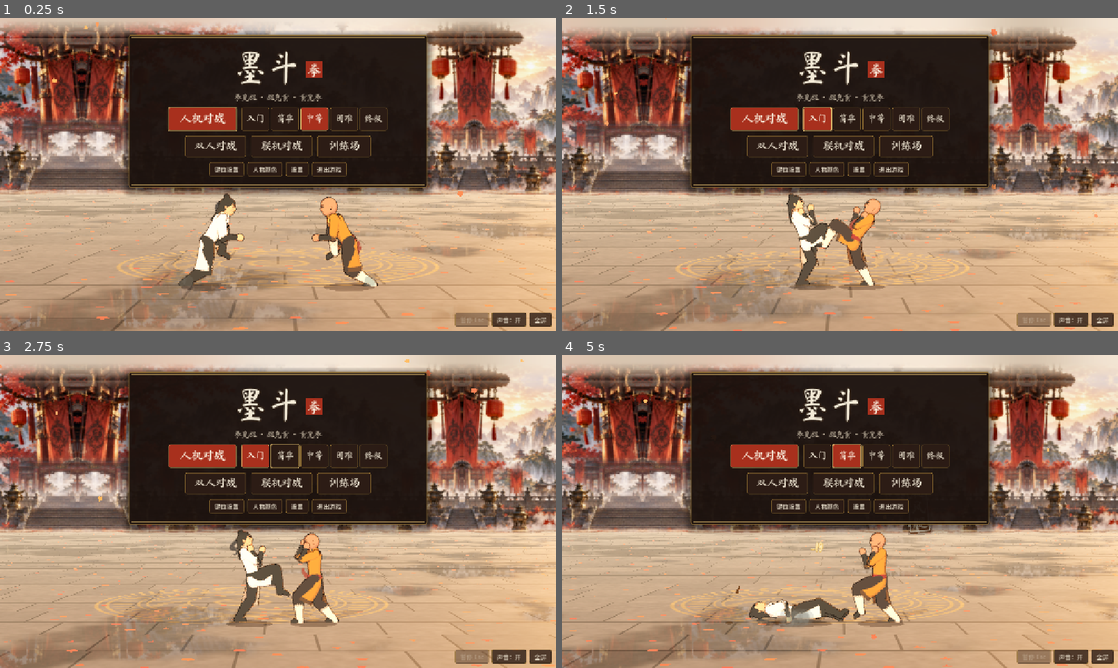
Above: before the commit, frames 1-4 (two rows, left to right).
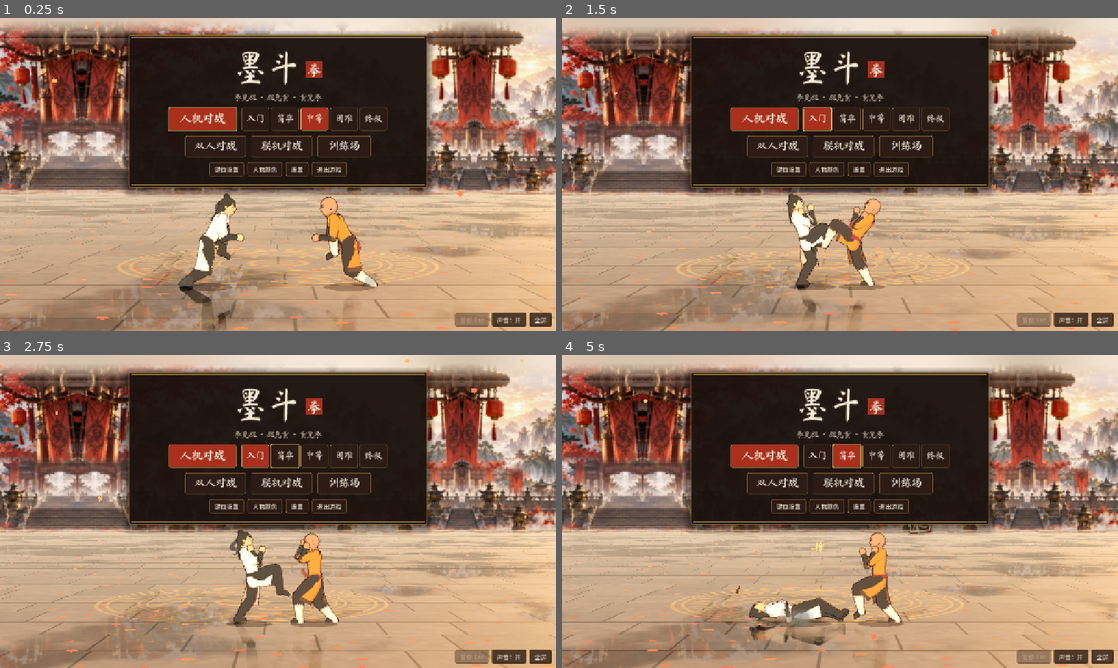
Above: after the commit, the same moments.

Repository: JaX1ng/Modou
Game: Godot game, scene res://main.tscn
Same seed, same stepped clock (60 frames per second), same inputs: the game is played once before the commit and once after it.
Inputs (mouse positions are in pixels of both pictures, inside the frame that each line leads up to):
- Up to frame 1 (0.25 s): no input
- Up to frame 2 (1.5 s): tap Enter at 0.5 s; move the mouse to (962, 158) at 0.52 s; hold Right 0.53-1.25 s; tap Z at 0.6 s; click (962, 158) at 0.67 s; tap Space at 0.77 s; drag from (728, 190) to (812, 237) at 1.27 s
- Up to frame 3 (2.75 s): move the mouse to (333, 442) at 2.02 s; hold Right from 2.03 s (still down); tap 9 at 2.1 s
- Up to frame 4 (5 s): release Right at 2.75 s; drag from (812, 574) to (673, 464) at 2.77 s; move the mouse to (1006, 558) at 3.52 s; hold A 3.53-4.25 s; tap Ctrl at 3.6 s; tap Space at 3.77 s; drag from (673, 464) to (756, 433) at 4.27 s

The runs differ from the first frame. In frame 1, 0.5% of the frame differs, in the area x 32-64%, y 85-100%; in frame 2, 0.2%; in frame 3, 0.2%; in frame 4, 0.5%, in the area x 33-58%, y 85-100%.

Commit message:
Godot 版：湿地面里的人的倒影（只在积水里、被落叶挡住）；测速（tests/perf_*.gd、网页版 ?debug 的 __modouBench）
Co-Authored-By: Claude Opus 5.5 <noreply@anthropic.com>
Claude-Session: https://claude.ai/code/session_016jR12KSgAqNSfLtPQRzYXL

Diff:
--- a/godot/game/main.gd
+++ b/godot/game/main.gd
@@ -36,6 +36,9 @@
 var _rdt := C.FRAME_MS
 var _rng := 12345
 var _web_debug := false
+var _bench_cb: JavaScriptObject
+var prof := {}                   # 测性能用（tests/perf_game.gd 打开）：每一块花了多少微秒
+var prof_on := false
 var _dbg_n := 0
 
 func _ready() -> void:
@@ -136,6 +139,9 @@
 	# 网页版网址后面带 ?debug：每隔一会儿把状态写到 window.__modou（自动测试看游戏走到哪了）
 	if OS.has_feature("web"):
 		_web_debug = str(JavaScriptBridge.eval("location.search.indexOf('debug') >= 0 ? 'y' : ''", true)) == "y"
+		if _web_debug:
+			_bench_cb = JavaScriptBridge.create_callback(_web_bench)
+			JavaScriptBridge.get_interface("window").__modouBench = _bench_cb
 	start_attract()
 	# 界面（菜单等）
 	var ui_script = load("res://ui/ui.gd")
@@ -182,6 +188,36 @@
 		sim.p[1].label = "玩家二"
 	_reset_camera()
 
+## 网页版测速（?debug）：另开一局电脑终极打终极，只算逻辑 + 动作 n 步，结果写到 window.__benchResult（毫秒）
+func _web_bench(args: Array) -> void:
+	var r := bench(int(args[0]) if args.size() > 0 else 960)
+	JavaScriptBridge.eval("window.__benchResult = %s" % JSON.stringify(r), true)
+
+func bench(n: int) -> Dictionary:
+	var g := GameSim.new()
+	var an := [FighterAnim.new(g.p[0]), FighterAnim.new(g.p[1])]
+	an[0].opp = an[1]
+	an[1].opp = an[0]
+	g.on_reset = func() -> void:
+		for a in an:
+			a.reset()
+	g.on_visual_step = func(frozen: bool) -> void:
+		g.ev.out.clear()
+		for a in an:
+			a.keepPrev()
+		an[0].animate(frozen, g.frame)
+		an[1].animate(frozen, g.frame)
+	g.startMatch("pve", Brain.new(g.p[0], "hell"), Brain.new(g.p[1], "hell"))
+	var t0 := Time.get_ticks_usec()
+	for i in n:
+		g.simTick([0, 0])
+	var t1 := Time.get_ticks_usec()
+	g.on_visual_step = func(_f: bool) -> void: g.ev.out.clear()
+	for i in n:
+		g.simTick([0, 0])
+	var t2 := Time.get_ticks_usec()
+	return {"withAnim": (t1 - t0) / 1000.0, "simOnly": (t2 - t1) / 1000.0, "n": n}
+
 ## 联机开一局（NetSession.begin 之后）：房主是玩家一。颜色两边商量好的
 func start_online(n: NetSession) -> void:
 	paused = false
@@ -219,6 +255,7 @@
 
 # ---------- 每一步的画面（逻辑层每走一步调一次，回滚重算时不调） ----------
 func _visual_step(frozen: bool) -> void:
+	var tv := Time.get_ticks_usec() if prof_on else 0
 	# 这一步逻辑层发的事件：特效、飘字、印章、大字（这时骨骼还是上一步的，和 JS 当场放特效时一样）
 	for e in sim.ev.out:
 		if e.type == "snd":
@@ -231,9 +268,14 @@
 			fx.per_step(i)
 	for a in anims:
 		a.keepPrev()
+	var ta := Time.get_ticks_usec() if prof_on else 0
 	anims[0].animate(frozen, sim.frame)
 	anims[1].animate(frozen, sim.frame)
+	if prof_on:
+		prof.anim = prof.get("anim", 0) + Time.get_ticks_usec() - ta
 	fx.step()
+	if prof_on:
+		prof.visual = prof.get("visual", 0) + Time.get_ticks_usec() - tv
 
 func _sound(e: Dictionary) -> void:
 	if ui != null and ui.has_method("play_sound"):
@@ -289,13 +331,20 @@
 		_acc += dt * sim.timeScale
 		var n := 0
 		while _acc >= C.STEP_MS - 1e-6 and n < 5 * C.SUB:
+			var t0 := Time.get_ticks_usec() if prof_on else 0
 			sim.simTick([pads[0].sample(), pads[1].sample()])
+			if prof_on:
+				prof.step = prof.get("step", 0) + Time.get_ticks_usec() - t0
+				prof.steps = prof.get("steps", 0) + 1
 			_acc -= C.STEP_MS
 			n += 1
 		if n >= 5 * C.SUB:
 			_acc = 0.0
 		RA = clampf(_acc / C.STEP_MS, 0.0, 1.0) if (not _aligned or sim.timeScale < 1.0) else 1.0
+	var tr0 := Time.get_ticks_usec() if prof_on else 0
 	render()
+	if prof_on:
+		prof.render = prof.get("render", 0) + Time.get_ticks_usec() - tr0
 	if _web_debug:
 		_dbg_n += 1
 		if _dbg_n % 20 == 0:
--- /dev/null
+++ b/godot/tests/perf_bench.gd
@@ -0,0 +1,9 @@
+extends SceneTree
+## 和网页版 ?debug 的 __modouBench 一样的测速（本机）：电脑终极打终极，逻辑 + 动作 n 步、只算逻辑 n 步
+func _init() -> void:
+	var m = (load("res://main.tscn") as PackedScene).instantiate()
+	root.add_child(m)
+	await process_frame
+	for i in 3:
+		print(m.bench(960))
+	quit()
--- /dev/null
+++ b/godot/tests/perf_game.gd
@@ -0,0 +1,35 @@
+extends SceneTree
+## 量一下整个游戏（逻辑 + 动作 + 特效 + 血条，画面用无头的假渲染）一帧要多久：电脑终极打终极，跑 N 帧（每帧按 60Hz 走 4 步）。
+## 用法：godot --headless --path godot -s tests/perf_game.gd [帧数]
+func _init() -> void:
+	var args := OS.get_cmdline_user_args()
+	var n: int = int(args[0]) if args.size() > 0 else 1200
+	var m = (load("res://main.tscn") as PackedScene).instantiate()
+	root.add_child(m)
+	await process_frame
+	m.start_match("pve", "hell")
+	m.sim.brains[0] = Brain.new(m.sim.p[0], "hell")
+	m.ui.show_overlay("")
+	AiRng.seed(3)
+	Engine.max_fps = 0
+	m.prof_on = true
+	FighterAnim.PROF_ON = true
+	var t0 := Time.get_ticks_usec()
+	var worst := 0
+	var last := t0
+	for i in n:
+		await process_frame
+		var now := Time.get_ticks_usec()
+		worst = maxi(worst, now - last)
+		last = now
+	var dt := (Time.get_ticks_usec() - t0) / 1000.0
+	var P: Dictionary = m.prof
+	var steps: int = P.get("steps", 1)
+	print("每步：逻辑 + 画面 %.3f 毫秒（其中动作 %.3f、画面那一步总共 %.3f）；每帧 render() %.3f 毫秒" % [P.step / 1000.0 / steps, P.anim / 1000.0 / steps, P.visual / 1000.0 / steps, P.render / 1000.0 / n])
+	var AP: Dictionary = FighterAnim.PROF
+	var parts := []
+	for k in AP:
+		parts.append("%s %.3f" % [k, AP[k] / 1000.0 / (n if str(k).begins_with("draw") else steps)])
+	print("动作每步（两个人）：", "，".join(parts), " 毫秒")
+	print("帧数 %d，平均 %.2f 毫秒 / 帧，最慢 %.2f 毫秒；逻辑走到第 %d 步，%s / %s" % [n, dt / n, worst / 1000.0, m.sim.frame, m.sim.p[0].state, m.sim.p[1].state])
+	quit()
--- a/godot/tests/shoot_game.gd
+++ b/godot/tests/shoot_game.gd
@@ -12,6 +12,7 @@
 	await process_frame
 	if mode != "attract":
 		m.start_match(mode, "hard")
+		m.ui.on_match_start()
 		m.sim.brains[0] = Brain.new(m.sim.p[0], "hard")
 		if mode == "pvp":
 			m.sim.brains[1] = Brain.new(m.sim.p[1], "hard")
--- a/godot/view/fighter_anim.gd
+++ b/godot/view/fighter_anim.gd
@@ -24,6 +24,8 @@
 const RUN_ARM_B := 46.0
 
 static var RIB_DAMP := C.rootDT(0.8)
+static var PROF := {}           # 测性能用（tests/perf_anim.gd）：每一块花了多少微秒
+static var PROF_ON := false
 static var _LK := {}
 
 var F: Fighter
@@ -270,12 +272,18 @@
 		F.spinFlip = false
 		disp.spin = Pose.wrapDeg(disp.spin + 180.0)
 
+static func _pt(key: String, t0: int) -> void:
+	PROF[key] = PROF.get(key, 0) + Time.get_ticks_usec() - t0
+
 func animate(frozen: bool, frame: int) -> void:
 	take_flags()
 	var hold := F.holdPose
 	F.holdPose = false       # 刚挨了一下：这一步姿势先不变，顿帧过了再往后仰
 	if not frozen:
+		var t0 := Time.get_ticks_usec() if PROF_ON else 0
 		var tg := target()
+		if PROF_ON:
+			_pt("target", t0)
 		var st := F.state
 		var k: float
 		if st == "attack" or st == "tumble":
@@ -292,14 +300,26 @@
 			k = 0.32
 		else:
 			k = 0.4
+		var t1 := Time.get_ticks_usec() if PROF_ON else 0
 		if not hold:
 			Pose.lerpPose(disp, tg, lk(k), disp, true)
 		var hy0 := hipY
 		var ik0 = ikS.duplicate() if ikS != null else null
+		if PROF_ON:
+			_pt("lerp", t1)
+			t1 = Time.get_ticks_usec()
 		fk()
+		if PROF_ON:
+			_pt("fk", t1)
+			t1 = Time.get_ticks_usec()
 		fitContact(hy0, ik0)
+		if PROF_ON:
+			_pt("fit", t1)
+			t1 = Time.get_ticks_usec()
 		if on_qi.is_valid():
 			on_qi.call(self)
+		if PROF_ON:
+			_pt("qi", t1)
 		# 拳脚轨迹 + 残影（只在出招时有）
 		var m := F.move
 		if m != null and not m.def.scripted and m.def.limb != "" and m.t >= m.S - 3.0 and m.t <= m.S + m.def.A + 2.0:
@@ -329,7 +349,10 @@
 		hitFlash = maxf(0.0, hitFlash - C.DT)
 	if hitShake > 0.0:
 		hitShake = maxf(0.0, hitShake - C.DT)
+	var t2 := Time.get_ticks_usec() if PROF_ON else 0
 	updateRibbons()
+	if PROF_ON:
+		_pt("ribbons", t2)
 
 ## 这一步的外形（一块一块，别人量碰没碰到要用；一步只算一次）
 var _pc_J = null
--- a/godot/view/fighter_view.gd
+++ b/godot/view/fighter_view.gd
@@ -6,6 +6,7 @@
 const S := Rig.S
 const FIGHTER_SHADER := preload("res://view/shaders/fighter.gdshader")
 const OUTLINE_SHADER := preload("res://view/shaders/fighter_outline.gdshader")
+const REFLECT_SHADER := preload("res://view/shaders/fighter_reflect.gdshader")
 const RIBBON_W := 4.0       # 发带画多宽（逻辑像素，和 2D 版一样）
 
 var F: Fighter
@@ -14,6 +15,8 @@
 var skel: Skeleton3D
 var body: MeshInstance3D
 var shadow_body: MeshInstance3D
+var refl_body: MeshInstance3D      # 湿地面里的倒影
+var refl_mat: ShaderMaterial
 var mat: ShaderMaterial
 var line_mat: ShaderMaterial
 var ribbon_mesh: ImmediateMesh
@@ -54,6 +57,14 @@
 	line_mat.shader = OUTLINE_SHADER
 	line_mat.render_priority = 1
 	mat.next_pass = line_mat
+	refl_mat = ShaderMaterial.new()
+	refl_mat.shader = REFLECT_SHADER
+	refl_mat.render_priority = -1
+	refl_body = MeshInstance3D.new()
+	refl_body.name = "Reflection"
+	refl_body.cast_shadow = GeometryInstance3D.SHADOW_CASTING_SETTING_OFF
+	refl_body.extra_cull_margin = 4.0
+	skel.add_child(refl_body)
 	# 僧：没有头带，飘的是腰后垂下来的两条（腰带的颜色）
 	if kind == "seng":
 		anim.rib_anchor = "belt"
@@ -85,7 +96,9 @@
 	outfit = Outfit.make(kind, id)
 	if body.mesh == null:
 		_build()
-	mat.set_shader_parameter("regions", outfit.colors())
+	var cols := outfit.colors()
+	mat.set_shader_parameter("regions", cols)
+	refl_mat.set_shader_parameter("regions", cols)
 
 func _build() -> void:
 	var mb := ModelBuilder.new(anim.bd, outfit)
@@ -103,6 +116,10 @@
 	shadow_body.mesh = body.mesh
 	shadow_body.skin = body.skin
 	shadow_body.skeleton = NodePath("..")
+	refl_body.mesh = body.mesh
+	refl_body.skin = body.skin
+	refl_body.skeleton = NodePath("..")
+	refl_body.material_override = refl_mat
 	var sm := StandardMaterial3D.new()
 	sm.shading_mode = BaseMaterial3D.SHADING_MODE_UNSHADED
 	shadow_body.material_override = sm
@@ -145,7 +162,9 @@
 		shake = (1.0 if int(ceilf(a.hitShake)) % 2 == 1 else -1.0) * minf(3.0, a.hitShake * 0.5)
 	position = Vector3((x + shake) * S, 0.0, depth)
 	scale = Vector3(float(F.facing), 1.0, 1.0)
-	mat.set_shader_parameter("flash", clampf(a.hitFlash / 3.0, 0.0, 1.0) * 0.85)
+	var fl := clampf(a.hitFlash / 3.0, 0.0, 1.0) * 0.85
+	mat.set_shader_parameter("flash", fl)
+	refl_mat.set_shader_parameter("flash", fl)
 	_draw_ribbons(RA, interp)
 
 ## 发带（头带两条尾巴）：2D 里模拟的一串点，在人身后一点点画成带子
--- /dev/null
+++ b/godot/view/shaders/fighter_reflect.gdshader
@@ -0,0 +1,42 @@
+shader_type spatial;
+// 人在湿地面上的倒影（照参考图：雨后的石板地，积水里倒映着人）：同一个模型按地面（y = 0）上下翻过来，只在积水的地方露出来、被落叶挡住，
+// 离地越远越淡。画在地面之后、人身后的特效之前（render_priority -1、不比深度）；人自己画在最上面把脚盖住。
+render_mode world_vertex_coords, cull_disabled, depth_test_disabled, depth_draw_never, unshaded, fog_disabled, shadows_disabled;
+
+#include "res://view/shaders/floor_common.gdshaderinc"
+
+uniform vec4 regions[16];
+uniform float strength = 0.62;
+uniform float wet = 0.7;
+uniform vec3 tint : source_color = vec3(0.86, 0.74, 0.62);
+uniform float flash = 0.0;
+
+varying flat float v_reg;
+varying float v_shade;
+varying vec3 w_pos;
+
+void vertex() {
+	VERTEX.y = -VERTEX.y;
+	NORMAL.y = -NORMAL.y;
+	w_pos = VERTEX;
+	v_reg = COLOR.r * 16.0;
+	v_shade = COLOR.g;
+}
+
+void fragment() {
+	int r = clamp(int(floor(v_reg)), 0, 15);
+	vec3 base = regions[r].rgb * mix(0.7, 1.0, v_shade);
+	// 这一点倒映在地上的哪儿：镜头到「翻过来的那一点」的连线和地面的交点
+	vec3 cam = (INV_VIEW_MATRIX * vec4(0.0, 0.0, 0.0, 1.0)).xyz;
+	vec3 d = w_pos - cam;
+	float t = cam.y / max(cam.y - w_pos.y, 1e-4);
+	vec2 fp = (cam + d * t).xz;
+	vec2 wd = wet_at(fp, wet);
+	float leaf = leaf_at(fp).x;
+	vec3 v = normalize(d);
+	float fres = 0.25 + 0.75 * pow(1.0 - clamp(-v.y, 0.0, 1.0), 4.0);
+	float k = (wd.x * 0.85 + wd.y * 0.2) * fres * (1.0 - leaf);
+	float fade = exp(-max(0.0, -w_pos.y) * 0.55);
+	ALBEDO = mix(base * tint, vec3(1.0, 0.97, 0.92), flash * 0.6);
+	ALPHA = clamp(k * fade * strength, 0.0, 1.0);
+}
--- a/godot/view/shaders/floor.gdshader
+++ b/godot/view/shaders/floor.gdshader
@@ -19,14 +19,7 @@
 
 varying vec3 wpos;
 
-float h21(vec2 p) { p = fract(p * vec2(123.34, 456.21)); p += dot(p, p + 45.32); return fract(p.x * p.y); }
-float h11(float x) { return fract(sin(x * 91.3458) * 47453.5453); }
-float noise(vec2 p) {
-	vec2 i = floor(p), f = fract(p);
-	vec2 u = f * f * (3.0 - 2.0 * f);
-	return mix(mix(h21(i), h21(i + vec2(1, 0)), u.x), mix(h21(i + vec2(0, 1)), h21(i + vec2(1, 1)), u.x), u.y);
-}
-float fbm(vec2 p) { float a = 0.5, s = 0.0; for (int i = 0; i < 4; i++) { s += a * noise(p); p *= 2.03; a *= 0.5; } return s; }
+#include "res://view/shaders/floor_common.gdshaderinc"
 
 // 石板：一行一行（行深 1.5 米），每一行里按哈希切成长短不一的板（1.4 ~ 2.6 米），行和行错开
 vec3 slab(vec2 p) {
@@ -76,22 +69,13 @@
 	float med = clamp(ring + teeth * 0.7 + swirl + core, 0.0, 1.0) * step(rr, 1.05);
 	col = mix(col, bronze * (0.8 + 0.4 * fbm(p * 8.0)), med * 0.85);
 	// 积水：一片一片（低频噪声），积水的地方更暗、更光滑、倒映远景
-	float puddle = smoothstep(0.42, 0.62, fbm(p * 0.35 + 3.1)) * wet;
-	float damp = wet * 0.5 + puddle * 0.5;
+	vec2 wd = wet_at(p, wet);
+	float puddle = wd.x;
+	float damp = wd.y;
 	// 枫叶：一格一片，五角的形状
-	vec2 lc = p * 1.6;
-	vec2 li = floor(lc);
-	float lh = h21(li);
-	float leaf = 0.0;
-	vec3 lcol = mix(leaf_a, leaf_b, h21(li + 7.0));
-	if (lh > 0.78) {
-		vec2 c = li + vec2(h21(li + 1.0), h21(li + 2.0)) * 0.7 + 0.15;
-		vec2 q = lc - c;
-		float a0 = h21(li + 3.0) * 6.2832;
-		float aa = atan(q.y, q.x) + a0;
-		float rad = 0.16 * (0.65 + 0.35 * abs(cos(aa * 2.5))) * (0.7 + 0.5 * h21(li + 4.0));
-		leaf = 1.0 - smoothstep(rad * 0.85, rad, length(q));
-	}
+	vec2 lf = leaf_at(p);
+	float leaf = lf.x;
+	vec3 lcol = mix(leaf_a, leaf_b, lf.y);
 	col = mix(col, lcol, leaf * 0.92);
 	col *= 1.0 - damp * 0.35;
 	ALBEDO = col;
Not shown, added: godot/tests/perf_bench.gd.uid
Not shown, added: godot/tests/perf_game.gd.uid
Not shown, added: godot/view/shaders/fighter_reflect.gdshader.uid
Not shown, added: godot/view/shaders/floor_common.gdshaderinc
Not shown, added: godot/view/shaders/floor_common.gdshaderinc.uid
Not shown, changed: godot-web/index.html
Not shown, changed: godot-web/index.pck
